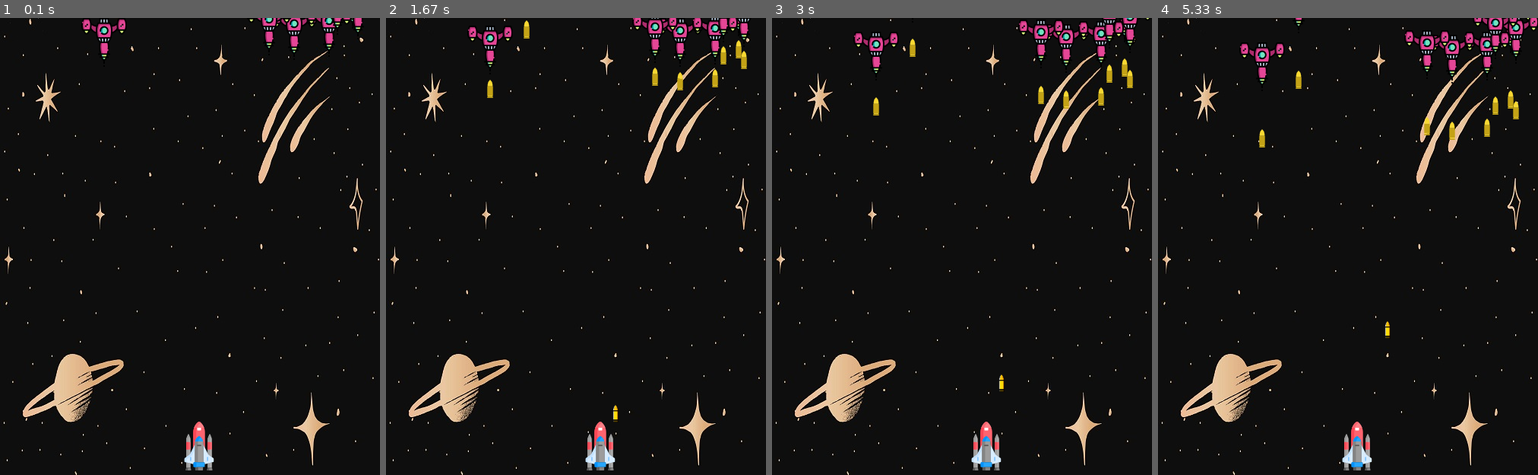
Above: before the commit, frames 1-4 (left to right).
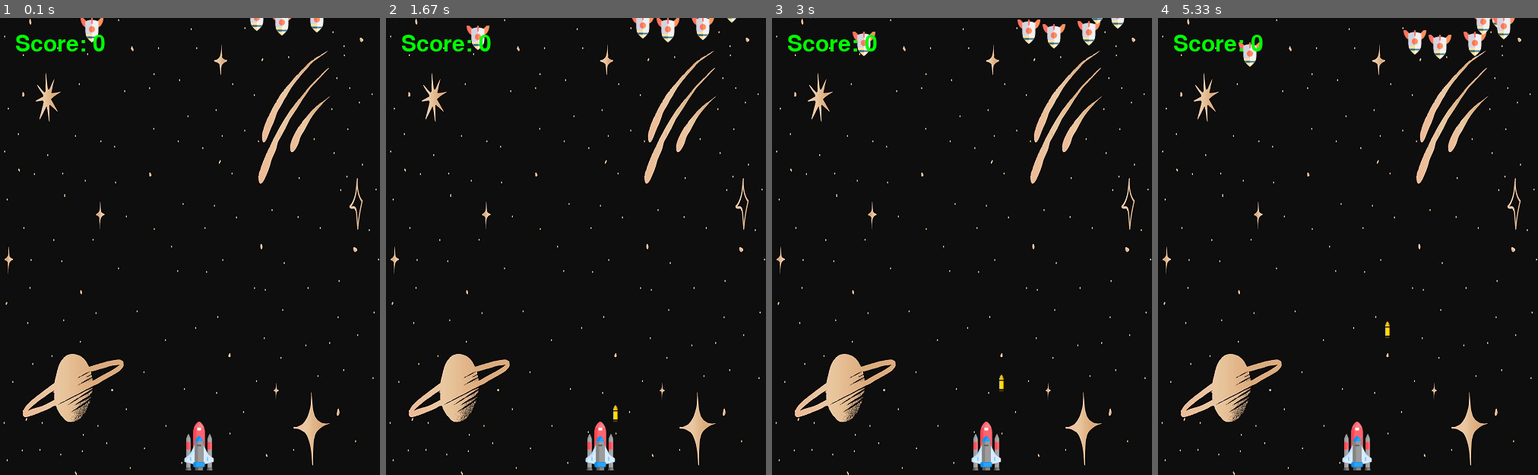
Above: after the commit, the same moments.

Repository: Ridowan-sajid/Space-Invader-pygame
Game: pygame game, started from main.py
Two runs of this game, one before a commit and one after it. Both use one fixed random seed, a clock stepped at 60 frames per second and the inputs below.
Inputs:
- Up to frame 1 (0.1 s): no input
- Up to frame 2 (1.67 s): hold Right 0.33-0.8 s; hold Right 0.83-1.3 s; tap Space at 0.9, 1.2, 1.4 s; hold Left from 1.33 s (still down)
- Up to frame 3 (3 s): tap Space at 1.7, 1.97, 2.27, 2.4, 2.7 s; release Left at 1.87 s; hold Left 1.9-2.3 s; hold Right 2.33-2.97 s
- Up to frame 4 (5.33 s): hold Left 3-3.47 s; tap Space at 3.07, 3.37, 3.57, 3.87, 4.07, 4.37, 4.57, 4.87, 5.13 s; hold Right 3.5-3.97 s; hold Right 4-4.47 s; hold Left 4.5-5.03 s; hold Left from 5.07 s (still down)

The runs differ from the first frame. In frame 1, 1.5% of the frame differs, in the area x 4-96%, y 0-9%; in frame 2, 2.3%; in frame 3, 2.5%; in frame 4, 2.9%, in the area x 4-100%, y 0-29%.

Commit message:
Insert sound

Diff:
--- a/main.py
+++ b/main.py
@@ -1,15 +1,22 @@
 import math
-
 import pygame
 import random
 
 pygame.init()
 screen_width = 500
 screen_height = 600
+score = 0
 
+# music
+pygame.mixer.music.load("music/Uplifting-and-inspiring-intro-music.mp3")
+pygame.mixer.music.play(-1)
+collisionMusic=pygame.mixer.Sound("music/mixkit-sea-mine-explosion-1184.wav")
+game_over_sound=pygame.mixer.Sound("music/mixkit-sad-game-over-trombone-471.wav")
+
+# Background
 pygame.display.set_caption("Space invader")
 screen = pygame.display.set_mode((screen_width, screen_height))
-bg_image = pygame.image.load("v907-aum-41.jpg")
+bg_image = pygame.image.load("image/v907-aum-41.jpg")
 
 # Main player
 player_img = pygame.image.load("image/space-shuttle.png")
@@ -25,7 +32,7 @@
 bullet_width = 0
 bullet_height = player_Y
 bullet_speed = 0.5
-bullet_img = pygame.image.load("bullet.png")
+bullet_img = pygame.image.load("image/bullet.png")
 bullet_status = "ready"
 
 
@@ -51,35 +58,36 @@
     screen.blit(alien_img[i], (alien_w, alien_h))
 
 
-# ALien bullet firing
-alien_bullet_width = []
-alien_bullet_height = []
-alien_bullet_speed = []
-alien_bullet_img = []
-alien_bullet_status = []
-for i in range(alien_num):
-    alien_bullet_width.append(0)
-    alien_bullet_height.append(alien_height[i])
-    alien_bullet_speed.append(0.3)
-    alien_bullet_img.append(pygame.image.load("enemyBullet.png"))
-    alien_bullet_status.append("False")
+# check Collision
+def is_collision(alien_x, alien_y, bullet_x, bullet_y):
+    distance = math.sqrt(math.pow(alien_x - bullet_x, 2) + math.pow(alien_y - bullet_y, 2))
+    if distance < 20:
+        return True
+    else:
+        return False
 
-
-def alien_bullet_firing(alien_x, alien_y, i):
-    screen.blit(alien_bullet_img[i], (alien_x, alien_y))
-
-
-def is_collision(alien_x, alien_y, bullet_x, bullet_y):
+def is_collision_with_player(alien_x, alien_y, bullet_x, bullet_y):
     distance = math.sqrt(math.pow(alien_x - bullet_x, 2) + math.pow(alien_y - bullet_y, 2))
     if distance < 40:
         return True
     else:
         return False
 
+# adding score as text
+font=pygame.font.Font("freesansbold.ttf",30)
+
+def scoreText(x):
+    return font.render(f"Score: {x}",True,(0,255,0))
+
+# Game Over text
+game_over=pygame.font.Font("freesansbold.ttf",50)
+over_status="not over"
+
+def gameOver():
+    return game_over.render(f"GAME OVER",True,(0,255,0))
 
 run = True
 while run:
-    guess = random.randint(0, 200)
     pygame.display.update()
     screen.blit(bg_image, (0, 0))
     for event in pygame.event.get():
@@ -110,19 +118,25 @@
         bullet_height -= bullet_speed
 
     for i in range(alien_num):
-
-        if guess == 3:
-            alien_bullet_status[i] = "True"
-        if alien_bullet_status[i] == "True":
-            alien_bullet_height[i] += alien_bullet_speed[i]
-            alien_bullet_firing(alien_width[i] + 20, alien_bullet_height[i] + 60, i)
-
         alien_height[i] += alien_speed[i]
         if alien_height[i]>590:
             alien_height[i]=random.randint(-100, 0)
         draw_alien(alien_width[i], alien_height[i], i)
 
+        if is_collision_with_player(alien_width[i],alien_height[i],player_X,player_Y):
+            over_status="over"
+
         if is_collision(alien_width[i], alien_height[i], bullet_width, bullet_height):
-            print("hello")
             alien_width[i] = random.randint(0, 450)
             alien_height[i] = random.randint(-100, 0)
+            score += 1
+            print(score)
+            scoreText(score)
+            collisionMusic.play()
+    screen.blit(scoreText(score), (20, 20))
+    if over_status == "over":
+        screen.blit(gameOver(), (100, 300))
+        for i in range(alien_num):
+            alien_width[i] = 2000
+            pygame.mixer.music.stop()
+            game_over_sound.play()
Binary file removed: bullet (1).png
Binary file removed: bullet.png
Binary file removed: enemyBullet(2).png
Binary file removed: enemyBullet.png
Binary file removed: image/bullet (1).png
Binary file changed: image/bullet.png
Binary file changed: image/rocket.png
Renamed: v907-aum-41.jpg -> image/v907-aum-41.jpg
Binary file removed: rocket.png
Binary file removed: space-shuttle.png
Not shown, added: music/Uplifting-and-inspiring-intro-music.mp3
Not shown, added: music/mixkit-sad-game-over-trombone-471.wav
(and 1 more such lines)
